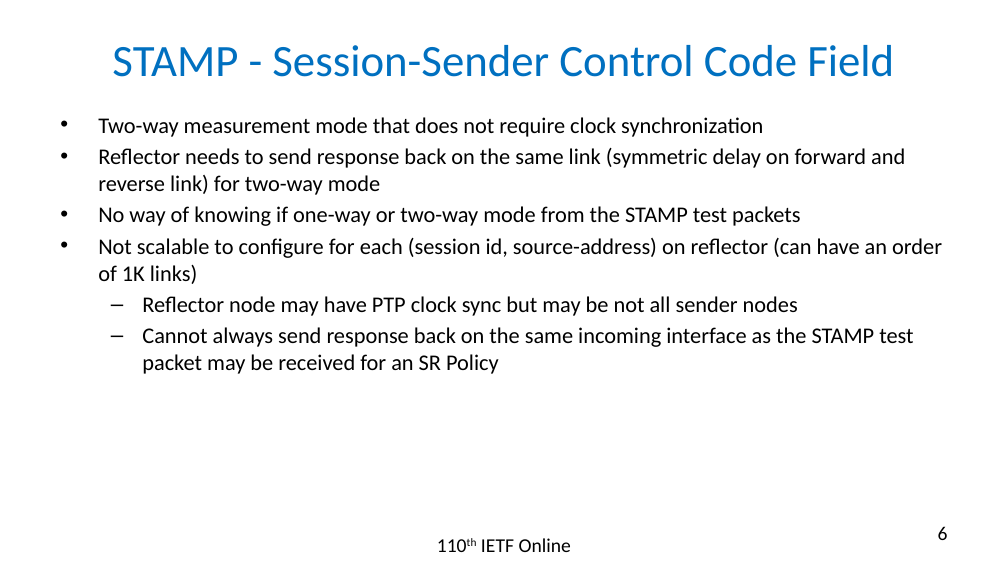
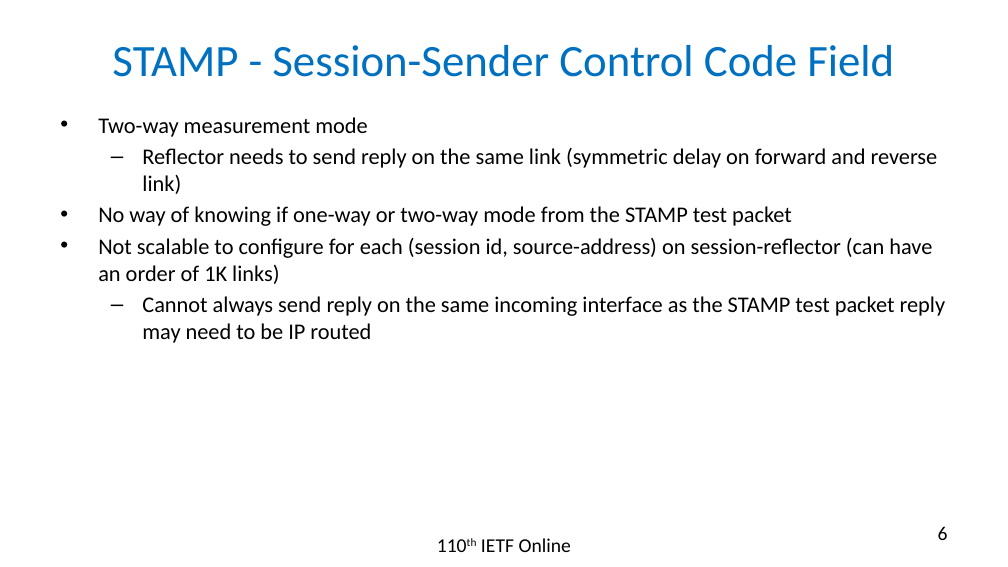
Before and after one commit to rakgandhi/ietf-slides, a slide deck: slide 6 of draft-gandhi-ippm-stamp-srpm-01.pptx. Drawn at 1008x567 pixels with LibreOffice and Linux fonts; fonts in the diff are those of the drawing. Boxes give left, top, right and bottom in pixels: in the first picture for what was removed or moved away, otherwise in the second. Text is boxed around its words. In the diff, an @@ line names an element or a change of style, - is before the commit and + after.

```diff
--- a/draft-gandhi-ippm-stamp-srpm-01.pptx
+++ b/draft-gandhi-ippm-stamp-srpm-01.pptx
@@ text at bbox=[98, 117, 946, 343]: text changed @@
-• Two-way measurement mode that does not require clock synchronization
-• Reflector needs to send response back on the same link (symmetric delay on forward and reverse link) for two-way mode
-• No way of knowing if one-way or two-way mode from the STAMP test packets
-• Not scalable to configure for each (session id, source-address) on reflector (can have an order of 1K links)
-  – Reflector node may have PTP clock sync but may be not all sender nodes
-  – Cannot always send response back on the same incoming interface as the STAMP test packet may be received for an SR Policy
+• Two-way measurement mode
+  – Reflector needs to send reply on the same link (symmetric delay on forward and reverse link)
+• No way of knowing if one-way or two-way mode from the STAMP test packet
+• Not scalable to configure for each (session id, source-address) on session-reflector (can have an order of 1K links)
+  – Cannot always send reply on the same incoming interface as the STAMP test packet reply may need to be IP routed
```
Also in this commit, not shown: 5 other slides changed, 1 other file.
